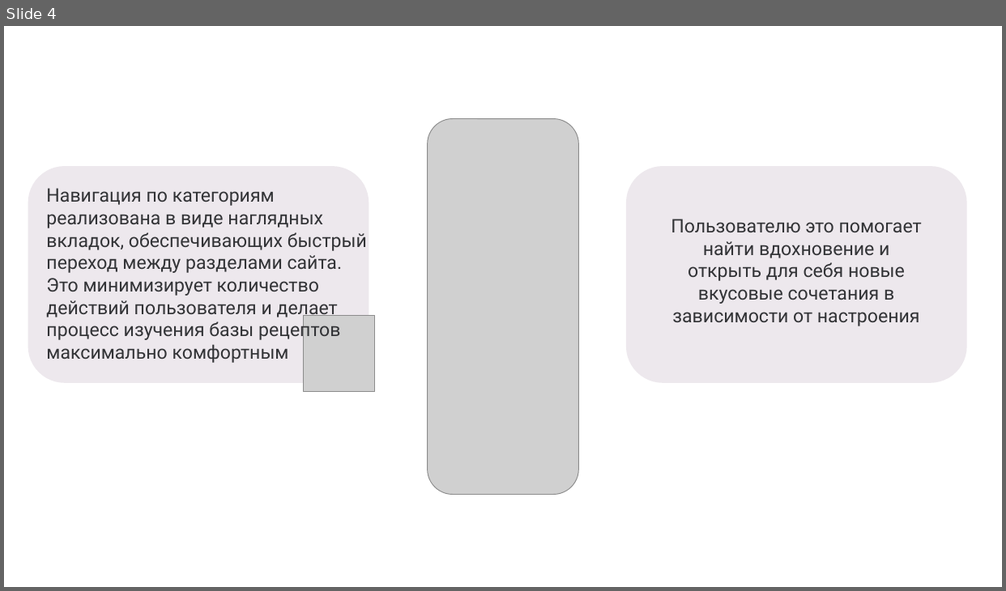
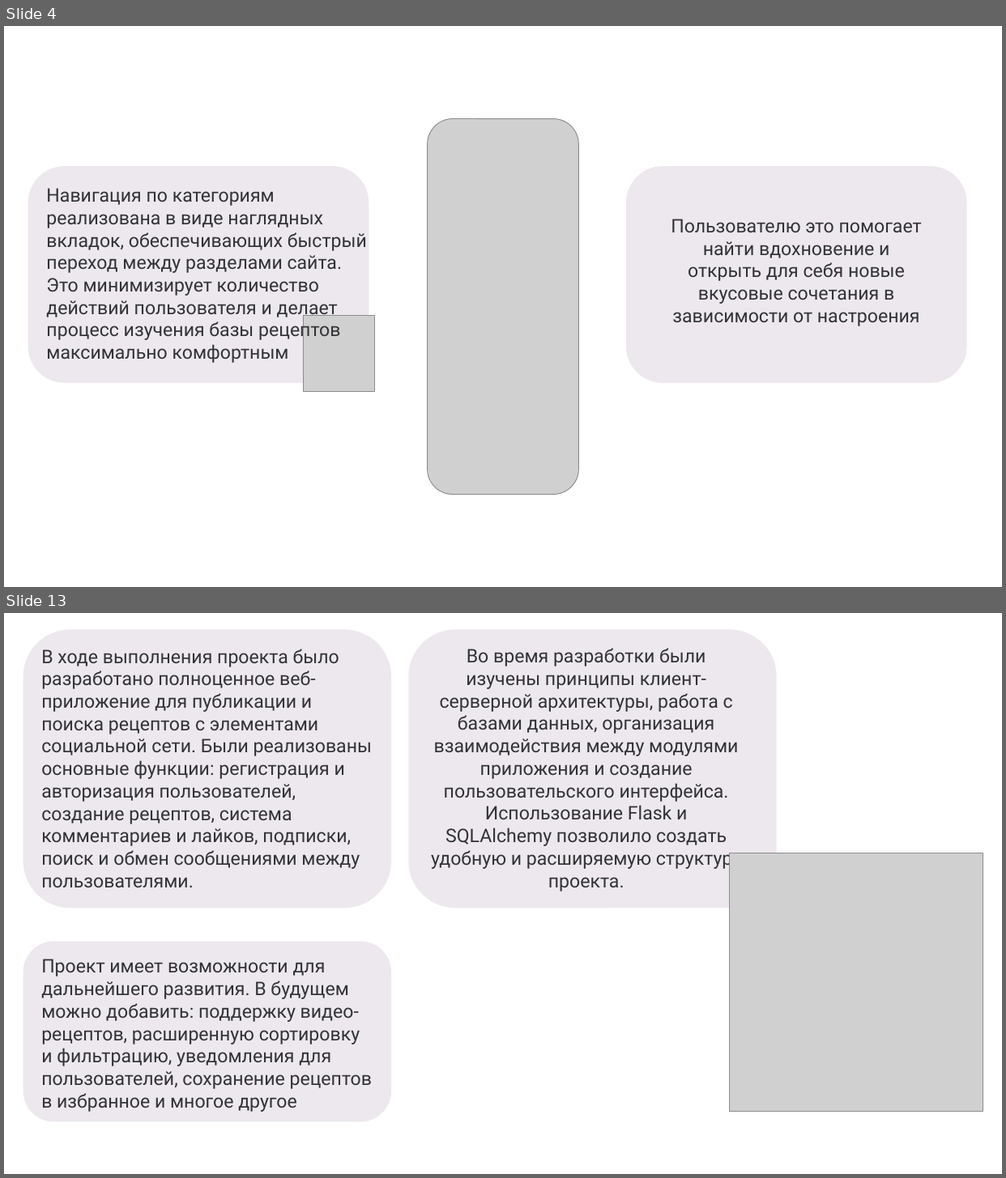
Before and after one commit to alinabobob/cibo, a slide deck: ProtectionProject/presentation/Presentation.pptx. Shown one above the other, each under a label of ours: slide 4 before the commit, slides 4 and 13 after it; the slides between them are not shown. The pictures are 1006x591 and 1006x1178 pixels, drawn with LibreOffice and Linux fonts; fonts in the diff are those of the drawing; grey boxes stand for pictures. Boxes give left, top, right and bottom in pixels: in the first picture for what was removed or moved away, otherwise in the second. Text is boxed around its words. In the diff, an @@ line names an element or a change of style, - is before the commit and + after.

```diff
--- a/ProtectionProject/presentation/Presentation.pptx
+++ b/ProtectionProject/presentation/Presentation.pptx
@@ slide 13 added at <box>4,613,1002,1174</box>, background #FFFFFF @@
@@ rounded rectangle added at <box>24,630,391,907</box>, fill #EDE8ED, outline #EDE8ED 1.5 pt @@
@@ rounded rectangle added at <box>410,630,777,907</box>, fill #EDE8ED, outline #EDE8ED 1.5 pt @@
@@ text added at <box>41,649,372,888</box>, 18 pt, text #323336 @@
+В ходе выполнения проекта было разработано полноценное веб-приложение для публикации и поиска рецептов с элементами социальной сети. Были реализованы основные функции: регистрация и авторизация пользователей, создание рецептов, система комментариев и лайков, подписки, поиск и обмен сообщениями между пользователями.
@@ text added at <box>431,648,741,892</box>, 18 pt, text #323336 @@
+Во время разработки были изучены принципы клиент-серверной архитектуры, работа с базами данных, организация взаимодействия между модулями приложения и создание пользовательского интерфейса. Использование Flask и SQLAlchemy позволило создать удобную и расширяемую структуру проекта.
@@ picture added at <box>730,854,983,1112</box> @@
@@ rounded rectangle added at <box>24,943,391,1122</box>, fill #EDE8ED, outline #EDE8ED 1.5 pt @@
@@ text added at <box>41,959,372,1112</box>, 18 pt, text #323336 @@
+Проект имеет возможности для дальнейшего развития. В будущем можно добавить: поддержку видео-рецептов, расширенную сортировку и фильтрацию, уведомления для пользователей, сохранение рецептов в избранное и многое другое
```
Also in this commit, not shown: 1 slide changed, 7 other slides added, 12 other files.
